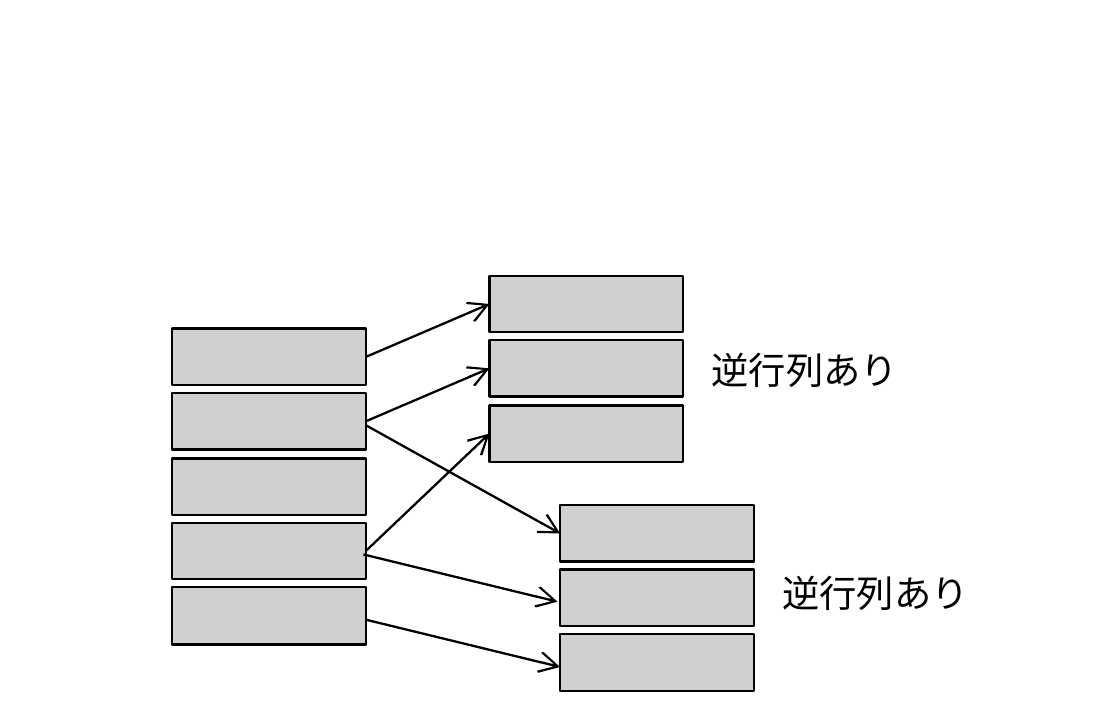
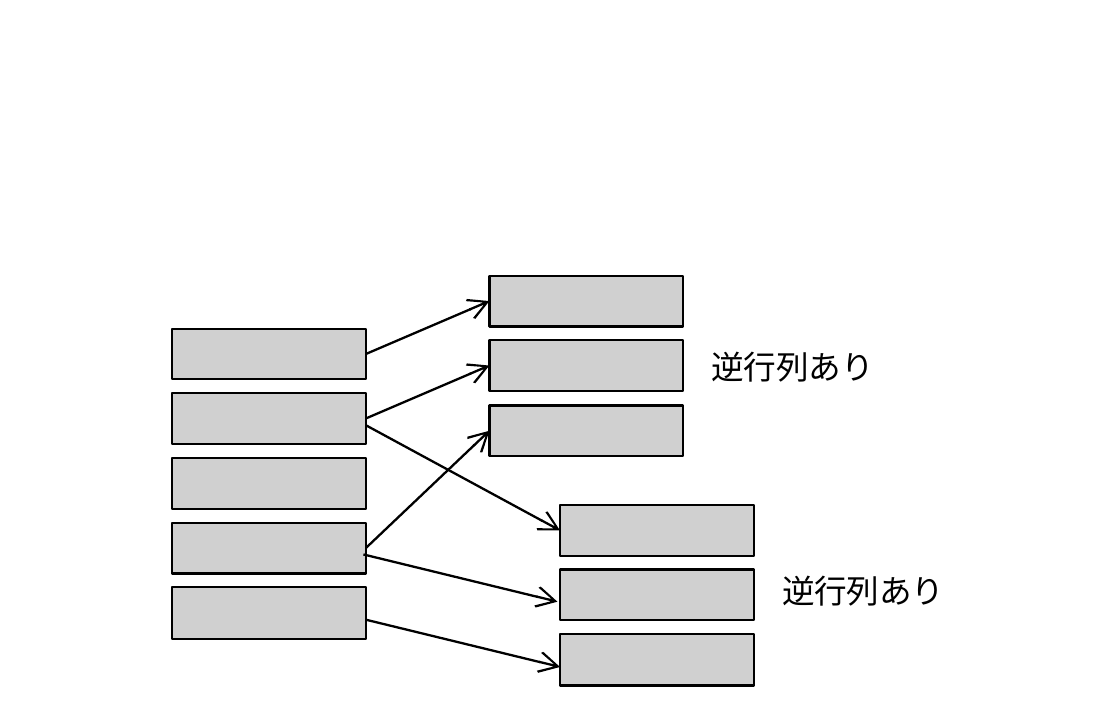
Before and after one commit to herumi/ango-src, a slide deck: slide 1 of img/extract.pptx. Drawn at 1120x728 pixels with LibreOffice and Linux fonts; fonts in the diff are those of the drawing; grey boxes stand for pictures. Boxes give left, top, right and bottom in pixels: in the first picture for what was removed or moved away, otherwise in the second. Text is boxed around its words. In the diff, an @@ line names an element or a change of style, - is before the commit and + after.

```diff
--- a/img/extract.pptx
+++ b/img/extract.pptx
@@ picture: place and size @@
-picture at (491,276,685,332)
+picture at (491,276,685,327)
@@ picture: place and size @@
-picture at (172,329,367,385)
+picture at (172,329,367,381)
@@ arrow moved from (365, 356) - (491, 305) to (365, 354) - (491, 300) @@
@@ picture: place and size @@
-picture at (491,340,685,396)
+picture at (491,340,685,392)
@@ text "逆行列あり" at (712,351,874,382): size 12 to 10.5 pt @@
@@ picture: place and size @@
-picture at (172,392,367,448)
+picture at (172,392,367,444)
@@ picture: place and size @@
-picture at (491,405,685,461)
+picture at (491,405,685,457)
@@ arrow moved from (365, 551) - (491, 435) to (365, 549) - (491, 430) @@
@@ picture: place and size @@
-picture at (172,459,367,515)
+picture at (172,459,367,511)
@@ picture: place and size @@
-picture at (560,504,755,560)
+picture at (560,504,755,556)
@@ picture: place and size @@
-picture at (172,522,367,578)
+picture at (172,522,367,573)
@@ picture: place and size @@
-picture at (560,569,755,625)
+picture at (560,569,755,620)
@@ text "逆行列あり" at (782,575,944,606): size 12 to 10.5 pt @@
@@ picture: place and size @@
-picture at (172,587,367,645)
+picture at (172,587,367,638)
@@ picture: place and size @@
-picture at (560,634,755,692)
+picture at (560,634,755,685)
```
Also in this commit, not shown: 28 other files.
